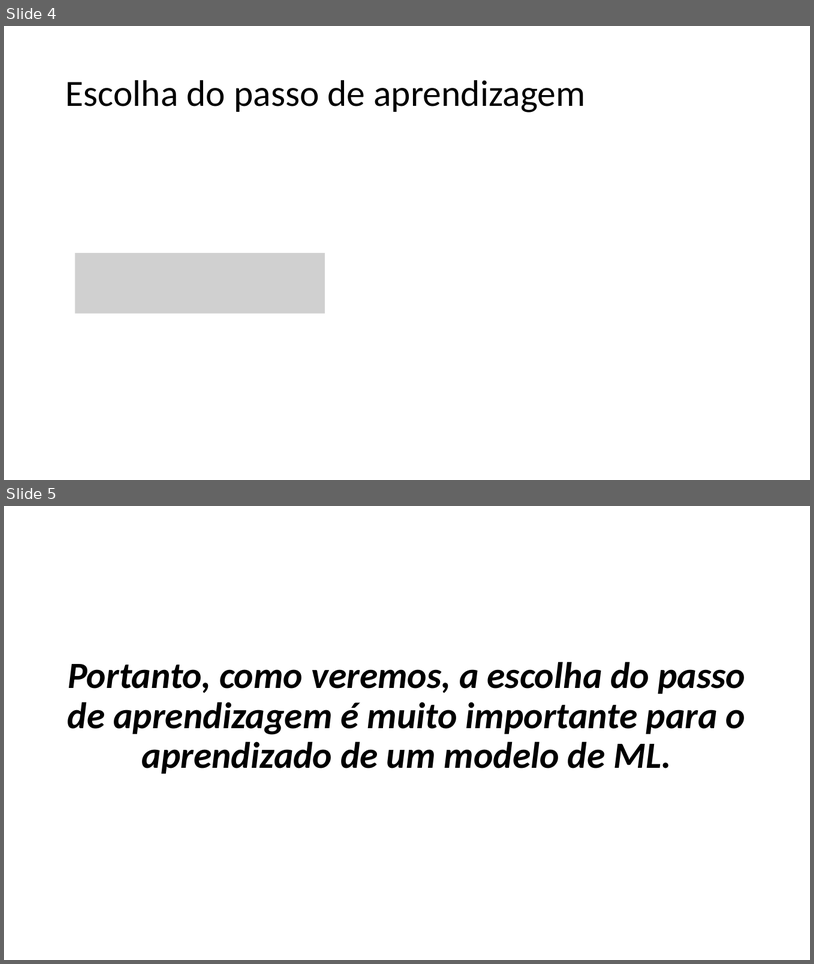
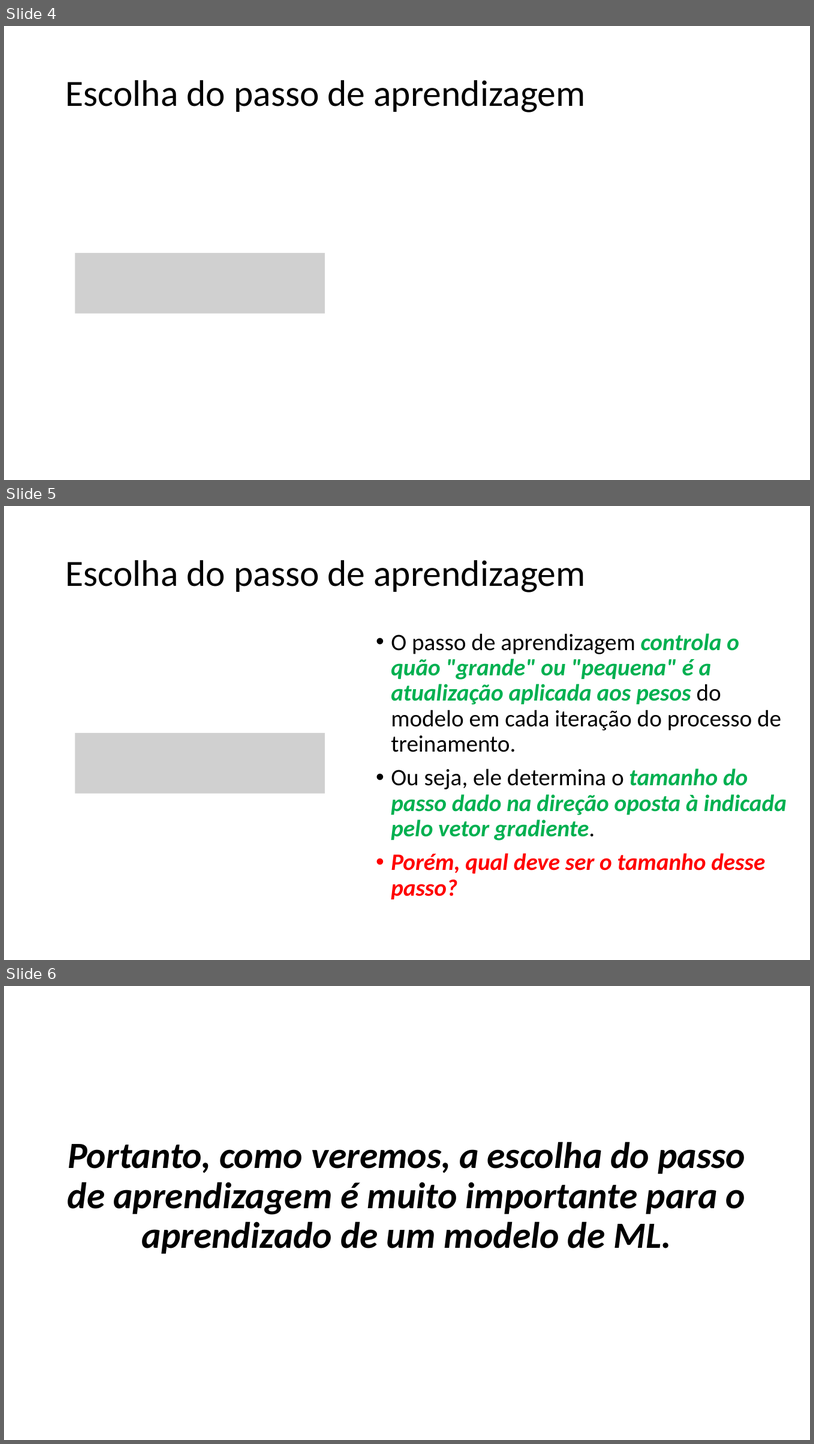
Before and after one commit to zz4fap/t319_aprendizado_de_maquina, a slide deck: slides/T319_Regressão_Linear (Parte III).pptx. Shown one above the other, each under a label of ours: slides 4 and 5 before the commit, slides 4, 5 and 6 after it. The pictures are 814x964 and 814x1444 pixels, drawn with LibreOffice and Linux fonts; fonts in the diff are those of the drawing; grey boxes stand for pictures. Boxes give left, top, right and bottom in pixels: in the first picture for what was removed or moved away, otherwise in the second. Text is boxed around its words. In the diff, an @@ line names an element or a change of style, - is before the commit and + after.

Commit message:
update of slides

```diff
--- a/slides/T319_Regressão_Linear (Parte III).pptx
+++ b/slides/T319_Regressão_Linear (Parte III).pptx
@@ slide 5 added at box(4, 506, 810, 960), background #FFFFFF @@
@@ title added at box(65, 560, 585, 592), 44 pt, text #000000 @@
+Escolha do passo de aprendizagem
@@ text added at box(391, 633, 787, 899), 28 pt, text #00B050, bold, italic @@
+• O passo de aprendizagem controla o quão "grande" ou "pequena" é a atualização aplicada aos pesos do modelo em cada iteração do processo de treinamento.
+• Ou seja, ele determina o tamanho do passo dado na direção oposta à indicada pelo vetor gradiente.
+• Porém, qual deve ser o tamanho desse passo?
@@ picture added at box(75, 733, 325, 793) @@
@@ what was slide 5 is now slide 6 @@
```
Also in this commit, not shown: 1 other file.
